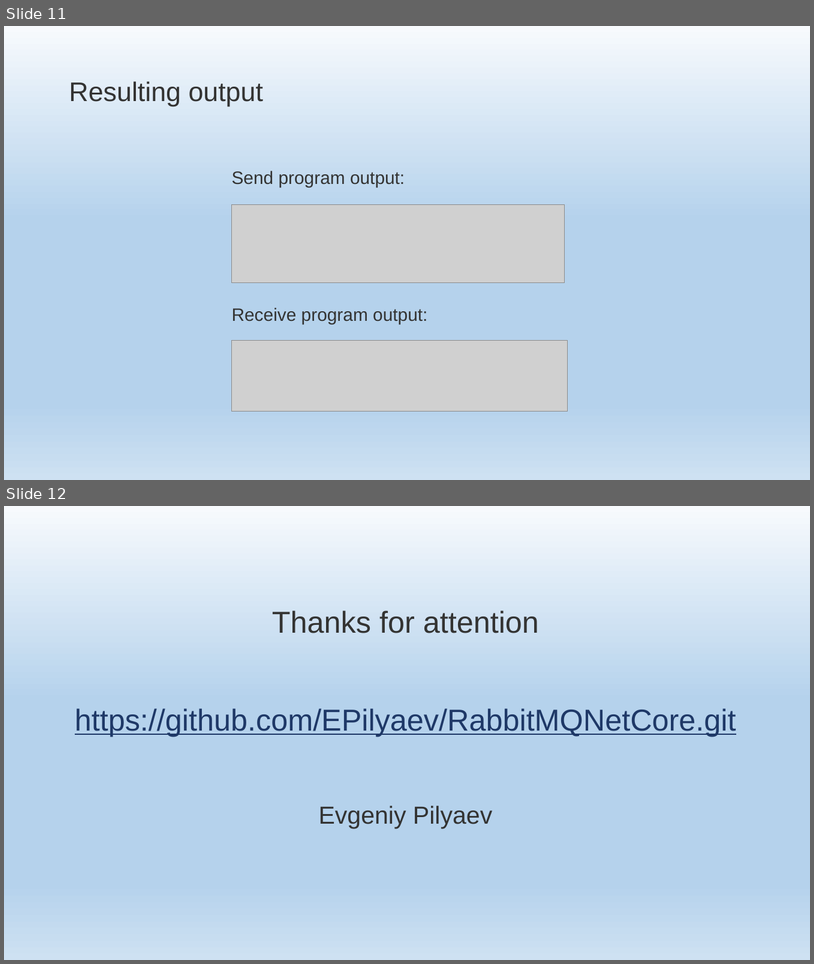
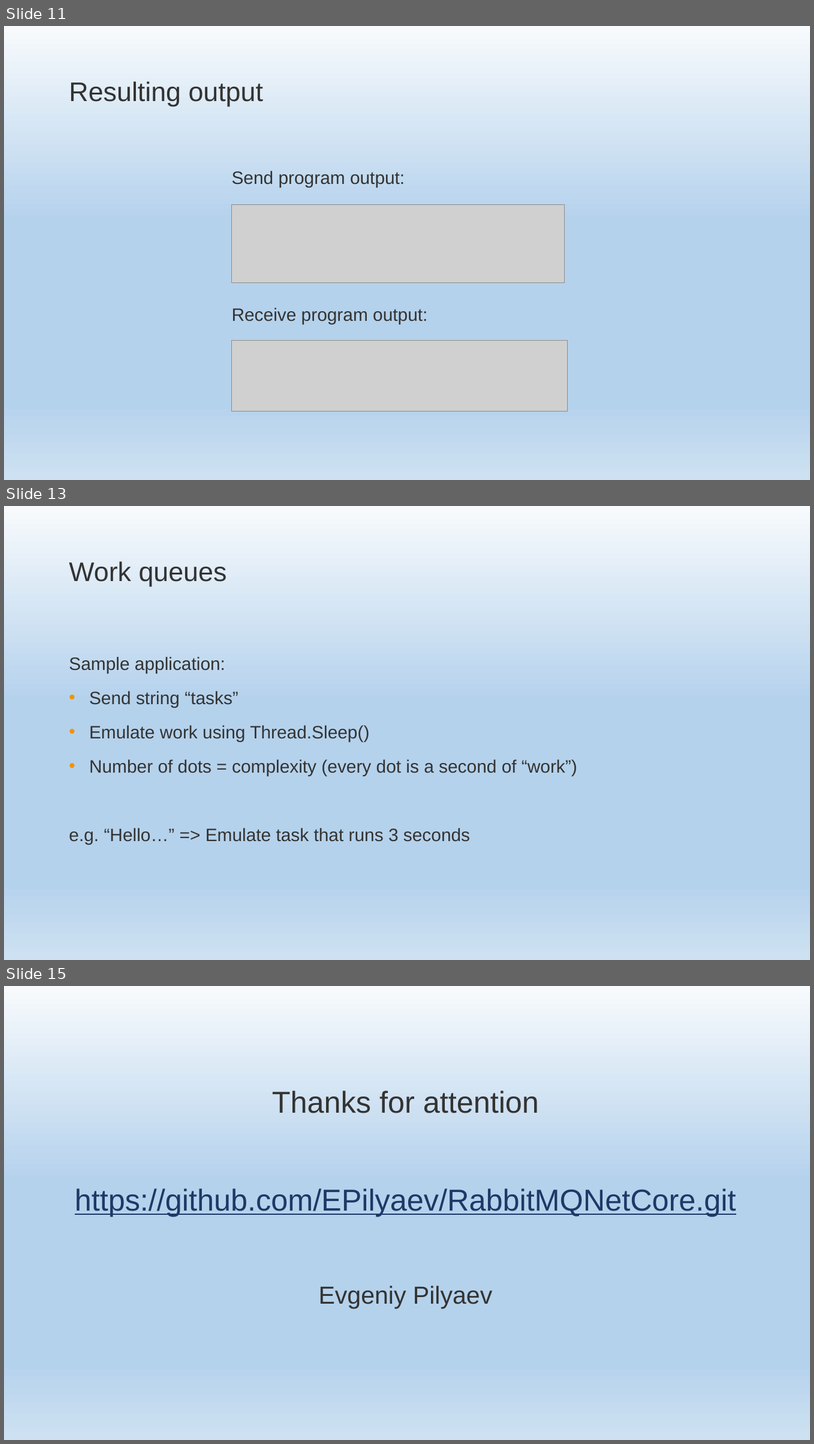
Before and after one commit to EPilyaev/RabbitMQNetCore, a slide deck: RabbitMQNetCore.pptm. Shown one above the other, each under a label of ours: slides 11 and 12 before the commit, slides 11, 13 and 15 after it; the slides between them are not shown. The pictures are 814x964 and 814x1444 pixels, drawn with LibreOffice and Linux fonts; fonts in the diff are those of the drawing; grey boxes stand for pictures; background and template pictures are left out. Boxes give left, top, right and bottom in pixels: in the first picture for what was removed or moved away, otherwise in the second. Text is boxed around its words. In the diff, an @@ line names an element or a change of style, - is before the commit and + after.

Commit message:
Start Work queues slide series

```diff
--- a/RabbitMQNetCore.pptm
+++ b/RabbitMQNetCore.pptm
@@ slide 13 added at (4, 506, 810, 960), background gradient #F7FAFD to #B5D2EC to #CEE1F2 @@
@@ title added at (69, 561, 227, 586), 48 pt, text #333332 @@
+Work queues
@@ text added at (69, 657, 578, 844), 32 pt, text #333332 @@
+Sample application:
+• Send string “tasks”
+• Emulate work using Thread.Sleep()
+• Number of dots = complexity (every dot is a second of “work”)
+e.g. “Hello…” => Emulate task that runs 3 seconds
@@ what was slide 12 is now slide 15 @@
```
Also in this commit, not shown: 2 other slides added, 1 other file.
